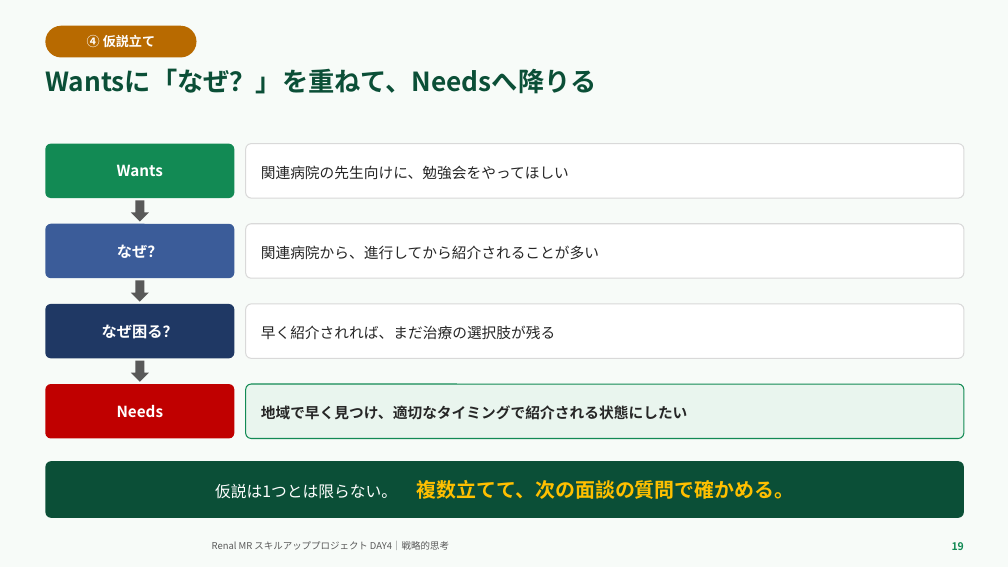
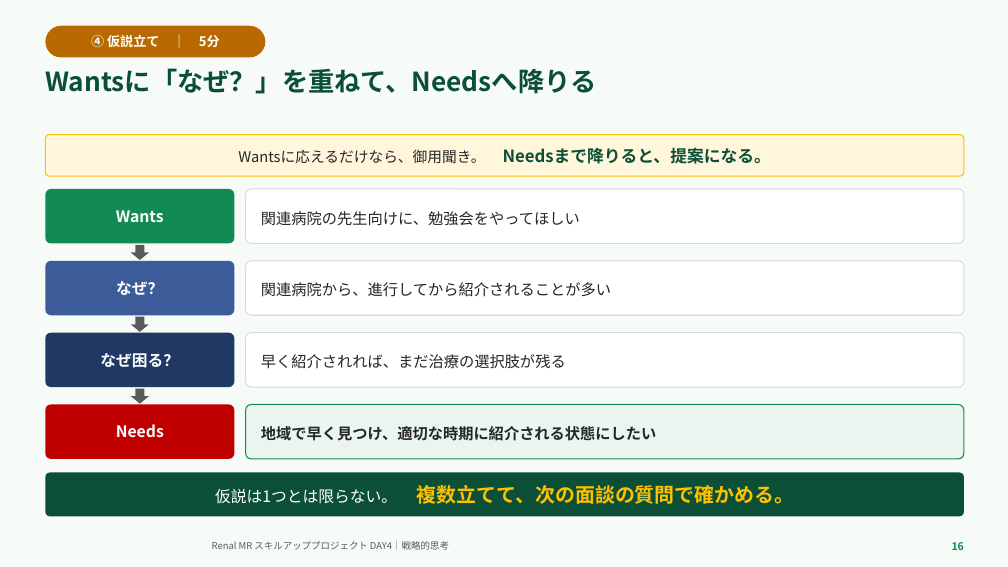
Before and after one commit to TAKUYA-1187/Claude, a slide deck: slide 16 of novartis_training/DAY4_ちょっと分かるだけで世界が変わる.pptx (slide 19 before the commit). Drawn at 1008x567 pixels with LibreOffice and Linux fonts; fonts in the diff are those of the drawing; background and template pictures are left out. Boxes give left, top, right and bottom in pixels: in the first picture for what was removed or moved away, otherwise in the second. Text is boxed around its words. In the diff, an @@ line names an element or a change of style, - is before the commit and + after.

```diff
--- a/novartis_training/DAY4_ちょっと分かるだけで世界が変わる.pptx
+++ b/novartis_training/DAY4_ちょっと分かるだけで世界が変わる.pptx
@@ rounded rectangle "④ 仮説立て ｜ 5分" resized from (x1=45, y1=26, x2=197, y2=57) to (x1=45, y1=26, x2=265, y2=57) @@
@@ text in rounded rectangle at (x1=91, y1=35, x2=220, y2=48): text changed @@
-④ 仮説立て
+④ 仮説立て ｜ 5分
@@ rounded rectangle added at (x1=45, y1=135, x2=964, y2=176), fill #FFF6DC, outline #FFC000 1 pt, 14 pt, text #262626 @@
+Wantsに応えるだけなら、御用聞き。 Needsまで降りると、提案になる。
@@ size 14.5 to 15 pt in 4 elements at (x1=45, y1=405, x2=234, y2=459), (x1=45, y1=333, x2=234, y2=387), (x1=45, y1=261, x2=234, y2=315), (x1=45, y1=189, x2=234, y2=243) @@
@@ rounded rectangle "Wants" moved from (x1=45, y1=144, x2=234, y2=198) to (x1=45, y1=189, x2=234, y2=243) @@
@@ size 14 to 14.5 pt in 3 elements at (x1=246, y1=333, x2=964, y2=387), (x1=246, y1=261, x2=964, y2=315), (x1=246, y1=189, x2=964, y2=243) @@
@@ rounded rectangle "関連病院の先生向けに、勉強会をやってほしい" moved from (x1=246, y1=144, x2=964, y2=198) to (x1=246, y1=189, x2=964, y2=243) @@
@@ rounded rectangle "なぜ？" moved from (x1=45, y1=224, x2=234, y2=278) to (x1=45, y1=261, x2=234, y2=315) @@
@@ down arrow resized from (x1=131, y1=200, x2=149, y2=222) to (x1=131, y1=245, x2=149, y2=260) @@
@@ rounded rectangle "関連病院から、進行してから紹介されることが多い" moved from (x1=246, y1=224, x2=964, y2=278) to (x1=246, y1=261, x2=964, y2=315) @@
@@ down arrow resized from (x1=131, y1=281, x2=149, y2=302) to (x1=131, y1=317, x2=149, y2=332) @@
@@ rounded rectangle "なぜ困る？" moved from (x1=45, y1=304, x2=234, y2=358) to (x1=45, y1=333, x2=234, y2=387) @@
@@ rounded rectangle "早く紹介されれば、まだ治療の選択肢が残る" moved from (x1=246, y1=304, x2=964, y2=358) to (x1=246, y1=333, x2=964, y2=387) @@
@@ down arrow resized from (x1=131, y1=361, x2=149, y2=382) to (x1=131, y1=389, x2=149, y2=404) @@
@@ rounded rectangle "Needs" moved from (x1=45, y1=384, x2=234, y2=439) to (x1=45, y1=405, x2=234, y2=459) @@
@@ rounded rectangle "地域で早く見つけ、適切な時期に紹介される状態にしたい" moved from (x1=246, y1=384, x2=964, y2=439) to (x1=246, y1=405, x2=964, y2=459) @@
@@ text in rounded rectangle at (x1=261, y1=426, x2=657, y2=441): text changed; size 14 to 14.5 pt @@
-地域で早く見つけ、適切なタイミングで紹介される状態にしたい
+地域で早く見つけ、適切な時期に紹介される状態にしたい
@@ rounded rectangle "仮説は1つとは限らない。 複数立てて、次の面談の質問で確かめる。" resized from (x1=45, y1=461, x2=964, y2=518) to (x1=45, y1=473, x2=964, y2=516) @@
```
Also in this commit, not shown: 21 other slides changed, 6 slides removed, 2 other files.
